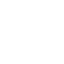
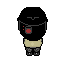
Before/after of a 64x64 layered artwork. What changed in the layer stack:
showed group "Sniper" (14 layers) over [17, 7, 48, 56]
hid group "Medic" (11 layers) over [17, 7, 48, 56]
added group "Police Uniform copy #1" with 6 layers above "Police Uniform" over [17, 7, 48, 56]
added group "Police Helemet #3" with 3 layers in group "Police Uniform copy #1" over [17, 7, 48, 42]
added layer "Outline copy #6" in group "Police Helemet #3" over [17, 7, 48, 41]
added layer "Redraw copy #9" in group "Police Uniform copy #1" over [19, 8, 46, 56]
